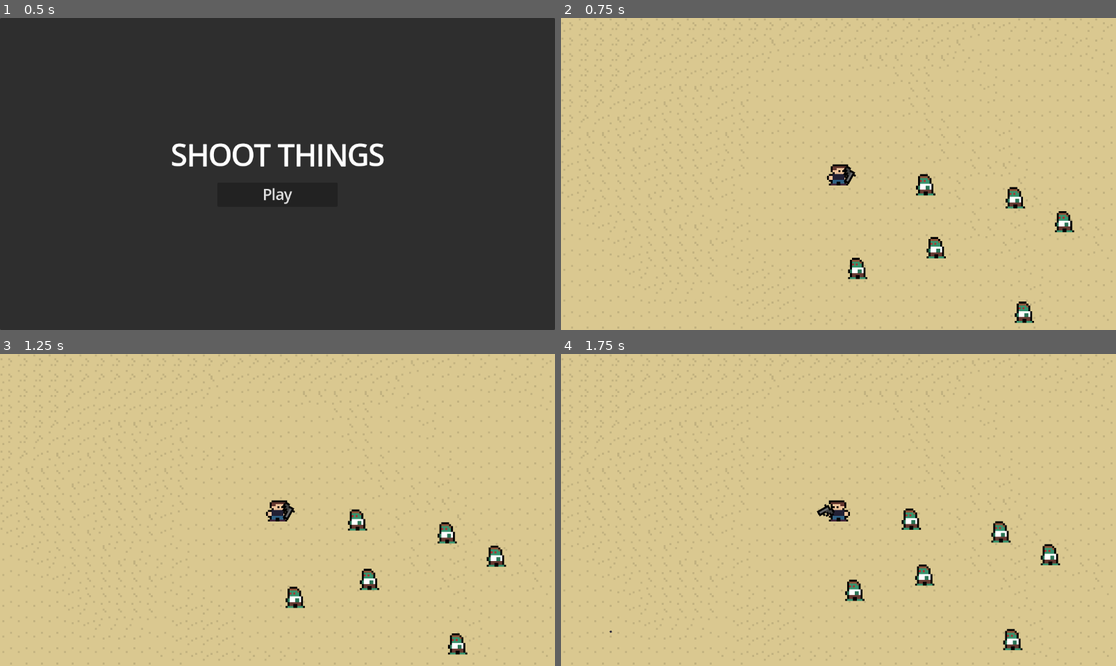
Above: before the commit, frames 1-4 (two rows, left to right).
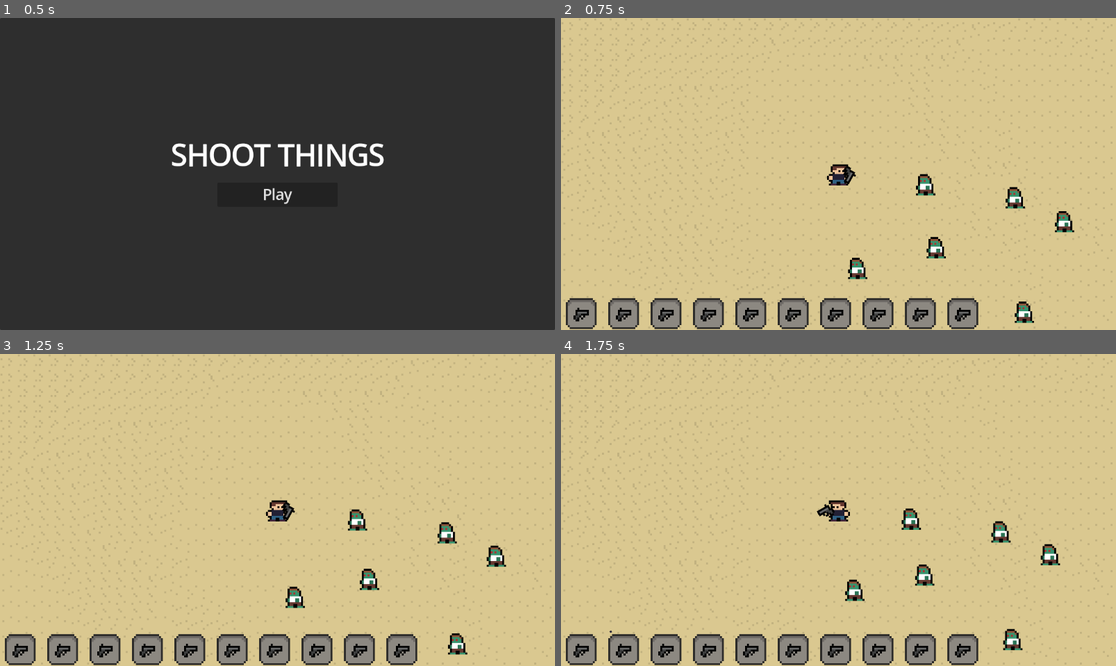
Above: after the commit, the same moments.

Repository: JoshuaW13/shoot-things
Game: Godot game, scene res://levels/titleScreen/titleScreen.tscn
The game is run twice, just before and just after one commit, with the same random seed, the same clock (stepped at 60 frames per second) and the same inputs.
Inputs (mouse positions are in pixels of both pictures, inside the frame that each line leads up to):
- Up to frame 1 (0.5 s): no input
- Up to frame 2 (0.75 s): click "Play" at 0.5 s
- Up to frame 3 (1.25 s): no input
- Up to frame 4 (1.75 s): click (583, 650) at 1.27 s

Frame 1 is identical in both runs. In frame 2, 5.4% of the frame differs, in the area x 0-76%, y 89-100%; in frame 3, 5.4%; in frame 4, 5.4%.

Commit message:
Added basic look for inventory bar UI

Diff:
--- /dev/null
+++ b/entities/player/inventory/InventoryBar.tscn
@@ -0,0 +1,51 @@
+[gd_scene load_steps=2 format=3 uid="uid://yttrtgh1mv8"]
+
+[ext_resource type="PackedScene" uid="uid://bxtv2a0x0rop6" path="res://entities/player/inventory/inventory_item_container.tscn" id="1_i05j4"]
+
+[node name="InventoryBar" type="Control"]
+layout_mode = 3
+anchors_preset = 15
+anchor_right = 1.0
+anchor_bottom = 1.0
+grow_horizontal = 2
+grow_vertical = 2
+
+[node name="HBoxContainer" type="HBoxContainer" parent="."]
+layout_mode = 1
+anchors_preset = -1
+anchor_top = 0.938
+anchor_right = 1.0
+anchor_bottom = 1.0
+offset_top = 0.175964
+grow_horizontal = 0
+grow_vertical = 0
+
+[node name="InventoryItemContainer" parent="HBoxContainer" instance=ExtResource("1_i05j4")]
+layout_mode = 2
+
+[node name="InventoryItemContainer3" parent="HBoxContainer" instance=ExtResource("1_i05j4")]
+layout_mode = 2
+
+[node name="InventoryItemContainer2" parent="HBoxContainer" instance=ExtResource("1_i05j4")]
+layout_mode = 2
+
+[node name="InventoryItemContainer4" parent="HBoxContainer" instance=ExtResource("1_i05j4")]
+layout_mode = 2
+
+[node name="InventoryItemContainer5" parent="HBoxContainer" instance=ExtResource("1_i05j4")]
+layout_mode = 2
+
+[node name="InventoryItemContainer6" parent="HBoxContainer" instance=ExtResource("1_i05j4")]
+layout_mode = 2
+
+[node name="InventoryItemContainer7" parent="HBoxContainer" instance=ExtResource("1_i05j4")]
+layout_mode = 2
+
+[node name="InventoryItemContainer8" parent="HBoxContainer" instance=ExtResource("1_i05j4")]
+layout_mode = 2
+
+[node name="InventoryItemContainer9" parent="HBoxContainer" instance=ExtResource("1_i05j4")]
+layout_mode = 2
+
+[node name="InventoryItemContainer10" parent="HBoxContainer" instance=ExtResource("1_i05j4")]
+layout_mode = 2
--- /dev/null
+++ b/entities/player/inventory/inventory_item_container.tscn
@@ -0,0 +1,32 @@
+[gd_scene load_steps=3 format=3 uid="uid://bxtv2a0x0rop6"]
+
+[ext_resource type="Texture2D" uid="uid://6n4s2akytfs1" path="res://entities/player/inventory/assets/itemSlot.png" id="1_cqaok"]
+[ext_resource type="Texture2D" uid="uid://dwgjtbsmpgd5t" path="res://entities/items/guns/pistol/assets/Pistol.png" id="1_yop12"]
+
+[node name="InventoryItemContainer" type="MarginContainer"]
+theme_override_constants/margin_left = 10
+theme_override_constants/margin_top = 0
+theme_override_constants/margin_right = 10
+theme_override_constants/margin_bottom = 2
+
+[node name="TextureButton" type="TextureButton" parent="."]
+layout_mode = 2
+texture_normal = ExtResource("1_cqaok")
+
+[node name="CenterContainer" type="CenterContainer" parent="TextureButton"]
+layout_mode = 1
+anchors_preset = 8
+anchor_left = 0.5
+anchor_top = 0.5
+anchor_right = 0.5
+anchor_bottom = 0.5
+offset_left = -16.0
+offset_top = -16.0
+offset_right = 16.0
+offset_bottom = 16.0
+grow_horizontal = 2
+grow_vertical = 2
+
+[node name="TextureRect" type="TextureRect" parent="TextureButton/CenterContainer"]
+layout_mode = 2
+texture = ExtResource("1_yop12")
--- a/levels/desert/desert.tscn
+++ b/levels/desert/desert.tscn
@@ -1,9 +1,10 @@
-[gd_scene load_steps=5 format=4 uid="uid://c81oohdhbaf0y"]
+[gd_scene load_steps=6 format=4 uid="uid://c81oohdhbaf0y"]
 
 [ext_resource type="PackedScene" uid="uid://fmxv1aacj5nc" path="res://entities/mobs/zombie/zombie.tscn" id="1_8q31r"]
 [ext_resource type="Script" uid="uid://drwnptepvowf1" path="res://levels/desert/desert.gd" id="1_838hv"]
 [ext_resource type="TileSet" uid="uid://df755e06fxm2d" path="res://levels/desert/resources/desert.tres" id="1_jfnqx"]
 [ext_resource type="PackedScene" uid="uid://bhmx2bkb3mcap" path="res://entities/player/player.tscn" id="2_jfnqx"]
+[ext_resource type="PackedScene" uid="uid://yttrtgh1mv8" path="res://entities/player/inventory/InventoryBar.tscn" id="5_ig631"]
 
 [node name="desert" type="Node2D"]
 script = ExtResource("1_838hv")
@@ -56,3 +57,7 @@
 
 [node name="Player" parent="." instance=ExtResource("2_jfnqx")]
 position = Vector2(51, 51)
+
+[node name="CanvasLayer" type="CanvasLayer" parent="."]
+
+[node name="InventoryBar" parent="CanvasLayer" instance=ExtResource("5_ig631")]
Binary file added: entities/player/inventory/assets/itemSlot.png
Not shown, added: entities/player/inventory/assets/itemSlot.png.import
